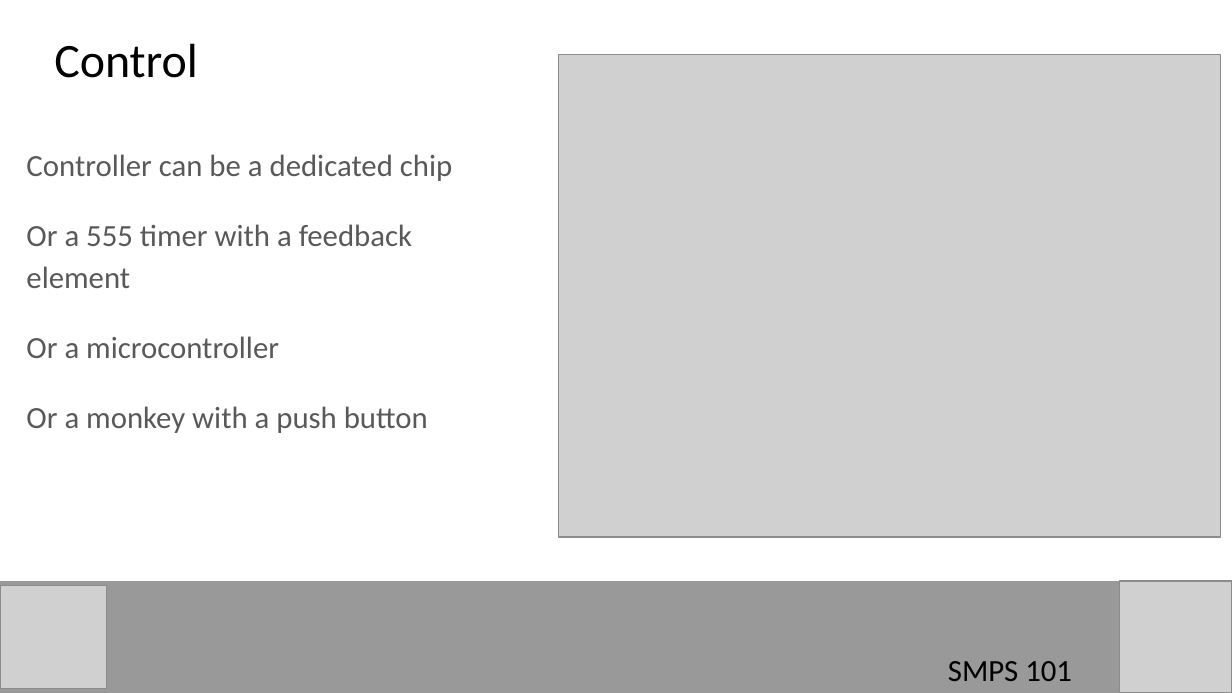
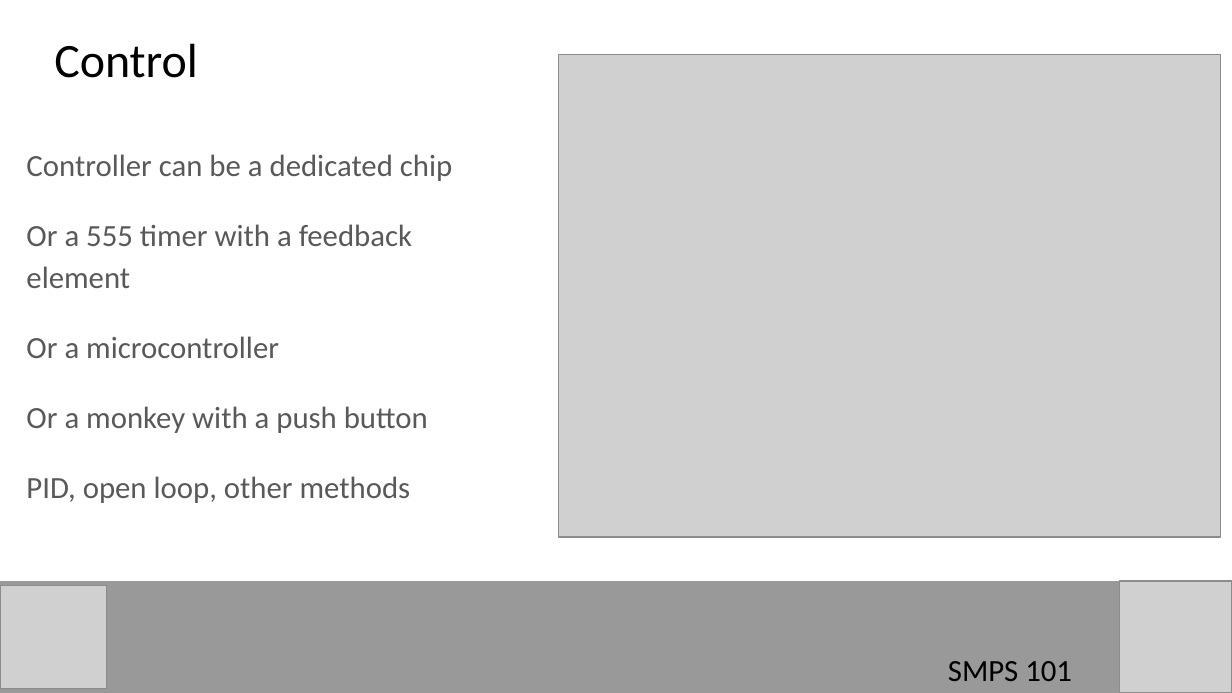
Before and after one commit to hamster/classroom, a slide deck: slide 20 of SMPS/SMPS 101.pptx (slide 19 before the commit). Drawn at 1232x693 pixels with LibreOffice and Linux fonts; fonts in the diff are those of the drawing; grey boxes stand for pictures. Boxes give left, top, right and bottom in pixels: in the first picture for what was removed or moved away, otherwise in the second. Text is boxed around its words. In the diff, an @@ line names an element or a change of style, - is before the commit and + after.

Commit message:
Adding ohms law slide and cleaning up some others

```diff
--- a/SMPS/SMPS 101.pptx
+++ b/SMPS/SMPS 101.pptx
@@ text at (26, 476, 411, 503): paragraph added @@
+PID, open loop, other methods
```
Also in this commit, not shown: 5 other slides changed, 1 slide added, 1 other file.
